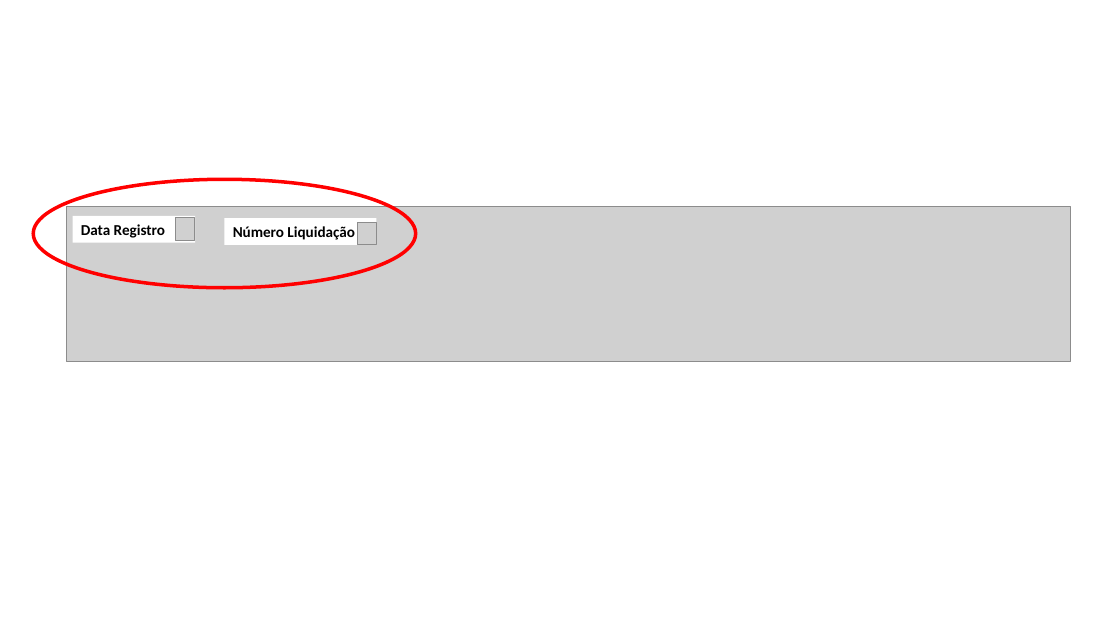
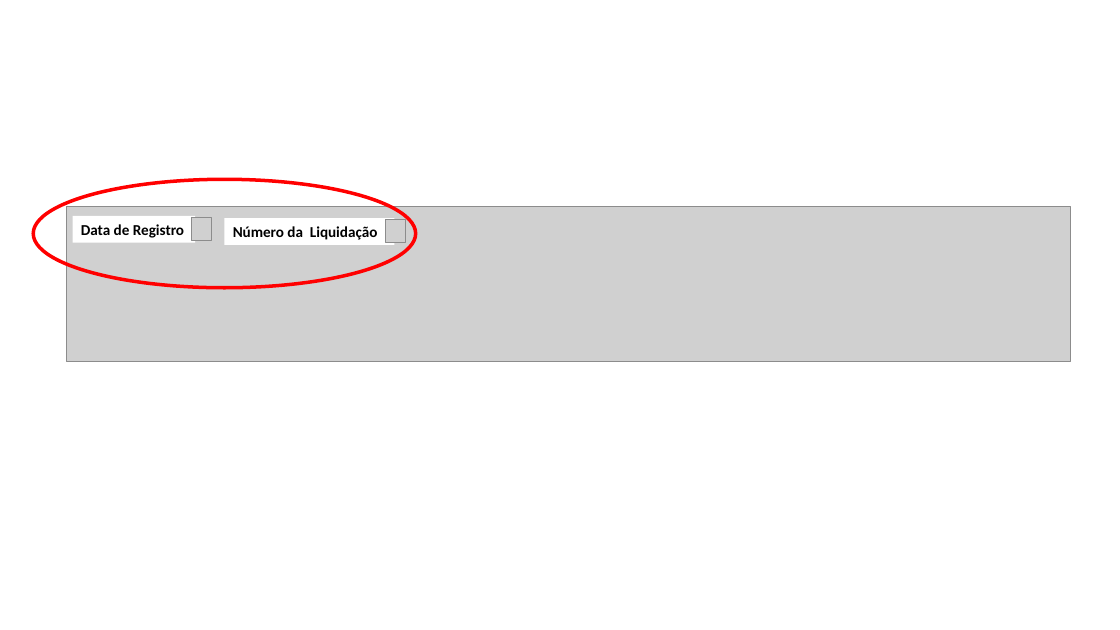
Before and after one commit to transparencia-mg/especificacoes-portal-transparencia, a slide deck: slide 3 of espec011_valor_pago/static/textodascolunas.pptx. Drawn at 1120x630 pixels with LibreOffice and Linux fonts; fonts in the diff are those of the drawing; grey boxes stand for pictures. Boxes give left, top, right and bottom in pixels: in the first picture for what was removed or moved away, otherwise in the second. Text is boxed around its words. In the diff, an @@ line names an element or a change of style, - is before the commit and + after.

```diff
--- a/espec011_valor_pago/static/textodascolunas.pptx
+++ b/espec011_valor_pago/static/textodascolunas.pptx
@@ text in rectangle at bbox=[81, 224, 184, 238]: text changed @@
-Data Registro
+Data de Registro
@@ picture: place and size @@
-picture at bbox=[176, 218, 195, 240]
+picture at bbox=[192, 218, 211, 240]
@@ rectangle "Número da Liquidação": place and size @@
-rectangle "Número da Liquidação" at bbox=[224, 218, 376, 245]
+rectangle "Número da Liquidação" at bbox=[224, 218, 394, 245]
@@ text in rectangle at bbox=[233, 226, 377, 240]: text changed @@
-Número Liquidação
+Número da Liquidação
@@ picture: place and size @@
-picture at bbox=[357, 222, 376, 245]
+picture at bbox=[386, 220, 405, 243]
```
Also in this commit, not shown: 3 other slides changed, 6 other files.
